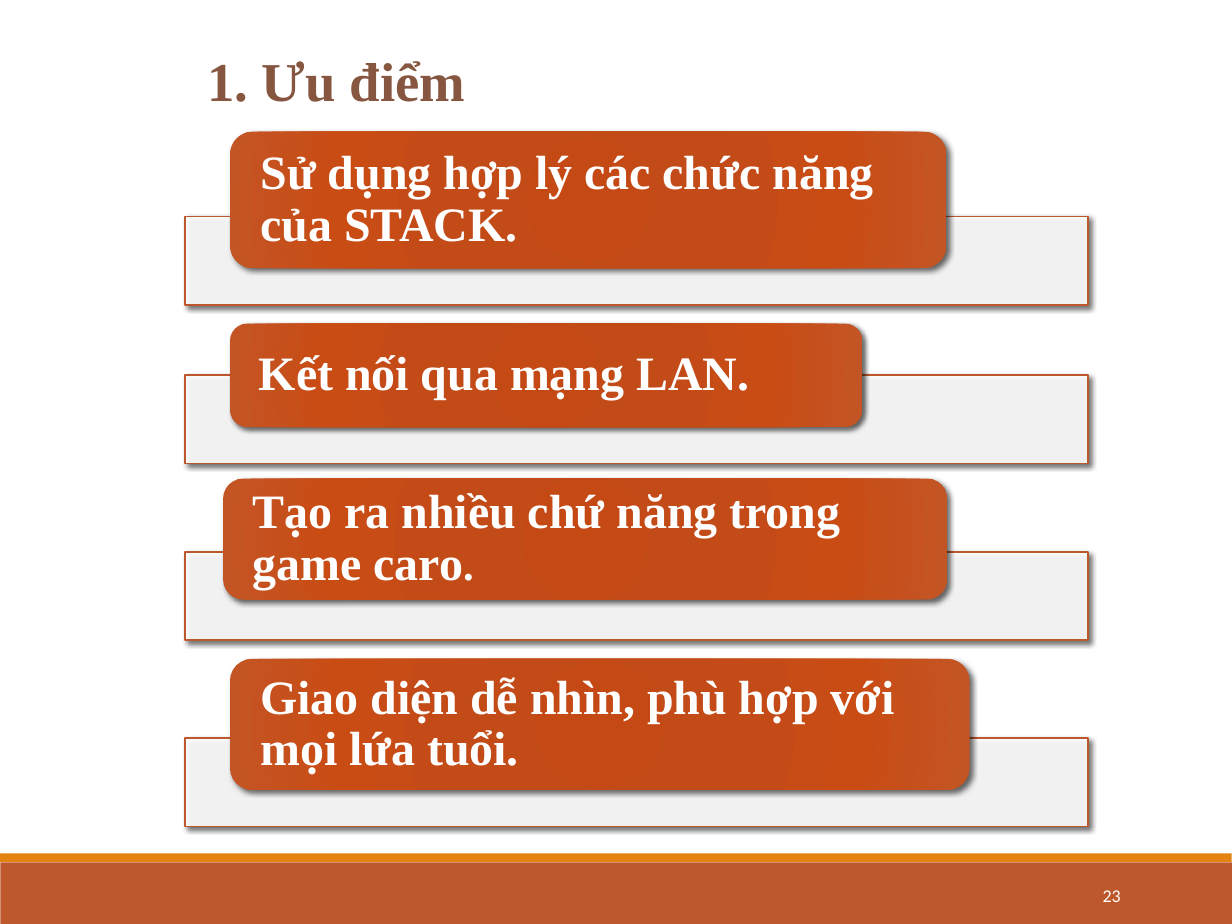
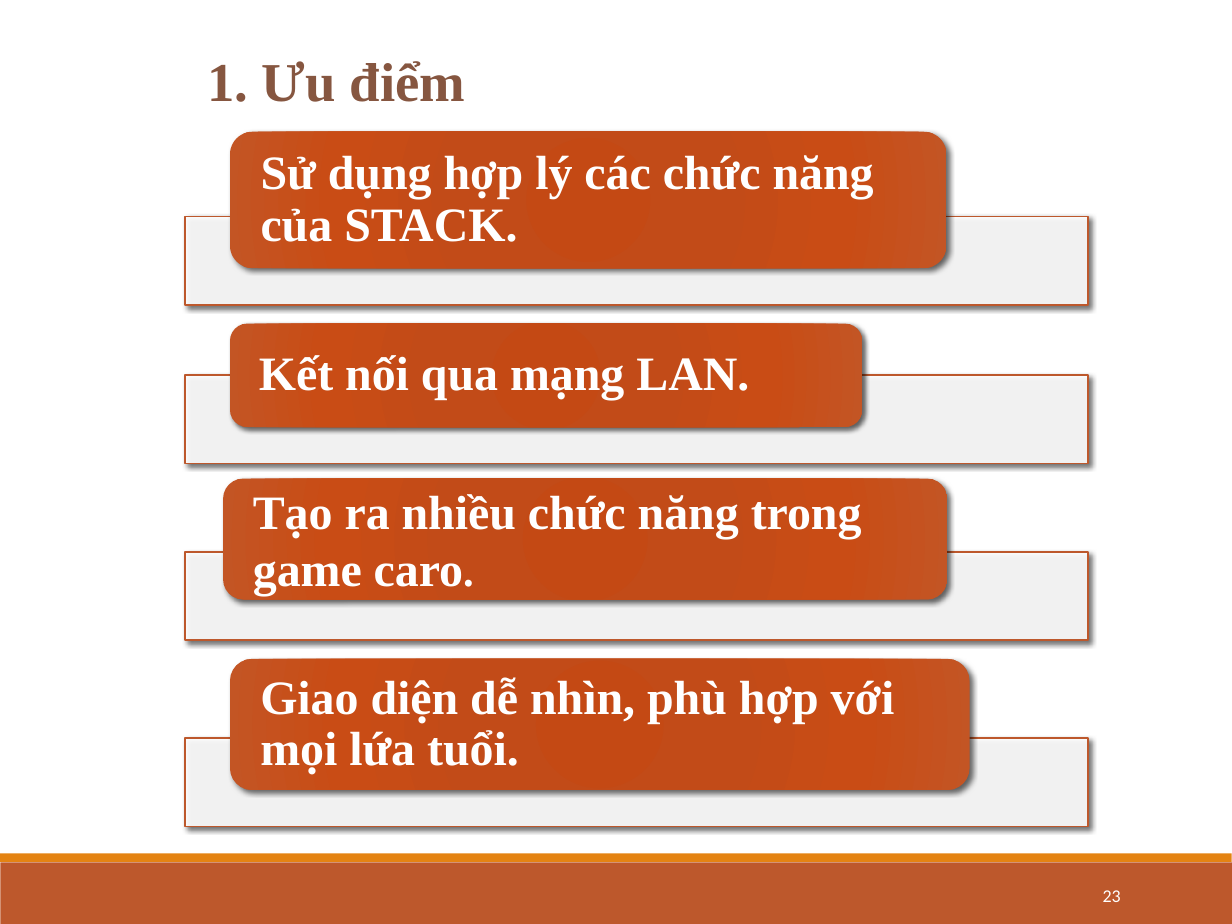
Before and after one commit to DIEMVO/doan1, a slide deck: slide 23 of Báo cáo Đồ án 1 - Game Caro (LAN).pptx. Drawn at 1232x924 pixels with LibreOffice and Linux fonts; fonts in the diff are those of the drawing. Boxes give left, top, right and bottom in pixels: in the first picture for what was removed or moved away, otherwise in the second. Text is boxed around its words. In the diff, an @@ line names an element or a change of style, - is before the commit and + after.

```diff
--- a/Báo cáo Đồ án 1 - Game Caro (LAN).pptx
+++ b/Báo cáo Đồ án 1 - Game Caro (LAN).pptx
@@ text at (253, 494, 862, 596): text changed @@
-Tạo ra nhiều chứ năng trong game caro.
+Tạo ra nhiều chức năng trong game caro.
```
Also in this commit, not shown: 2 other slides changed, 1 other file.
